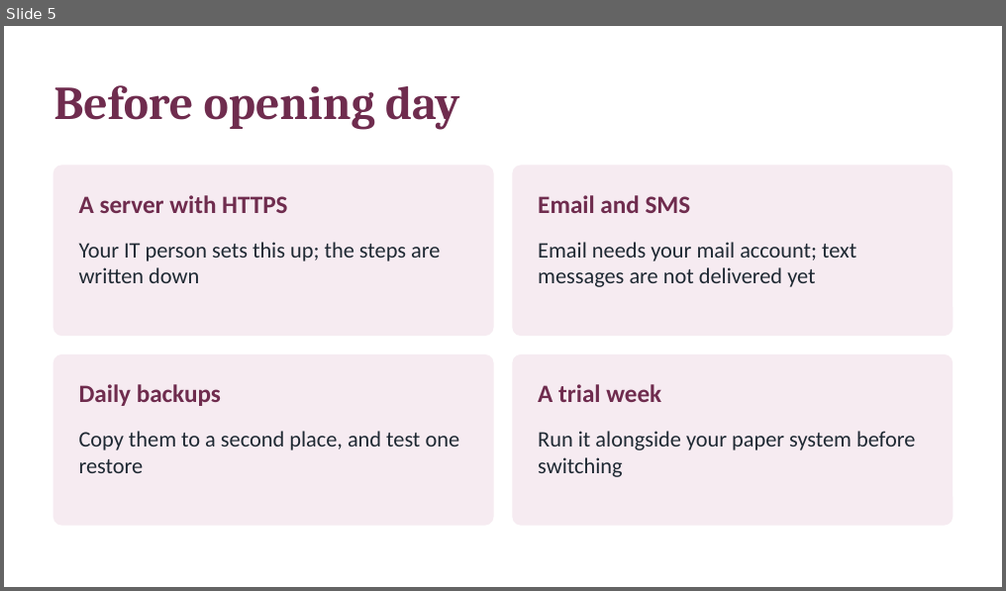
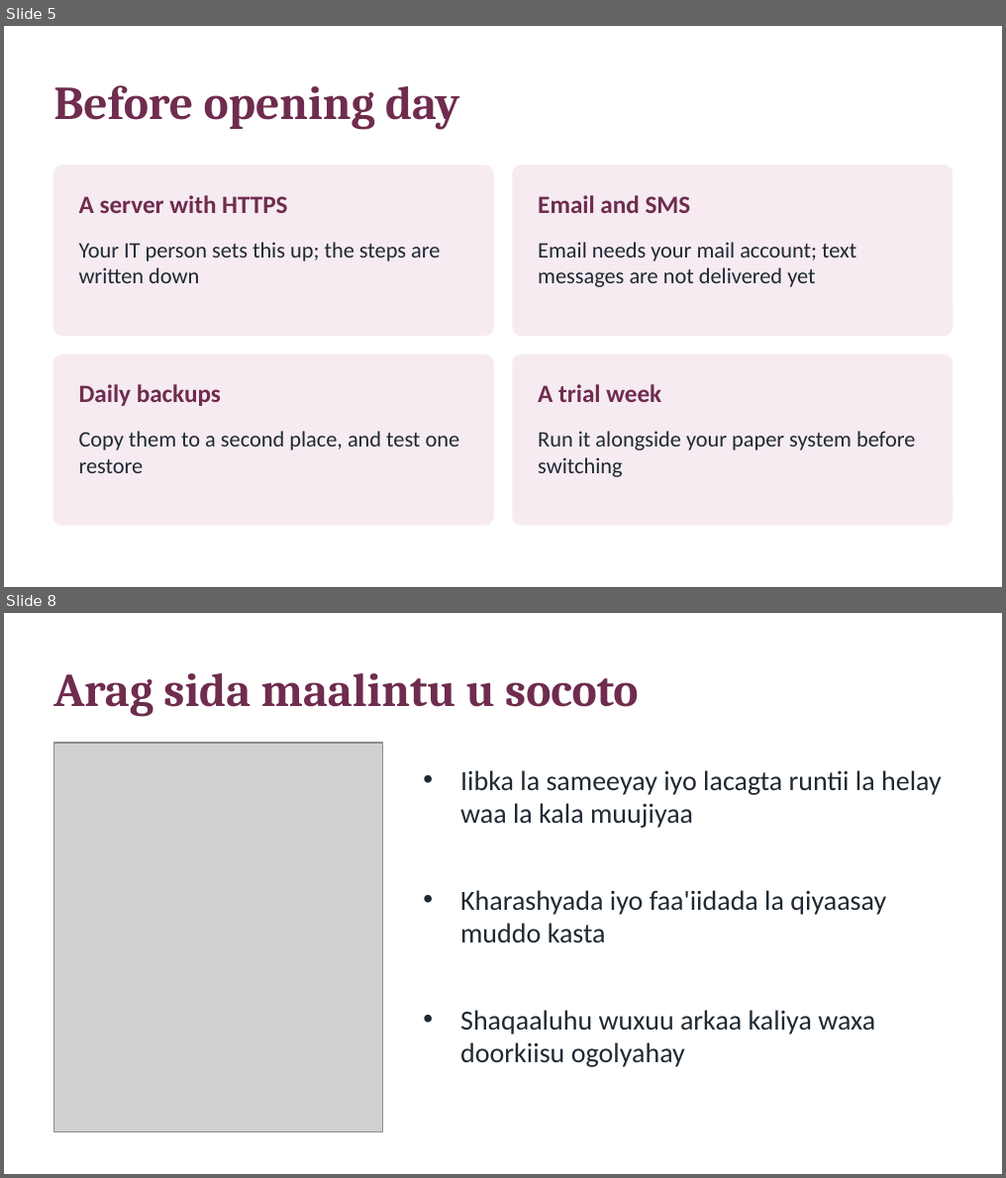
Before and after one commit to maahircm/SALON-MANA, a slide deck: docs/Salon_Owner_Summary.pptx. Shown one above the other, each under a label of ours: slide 5 before the commit, slides 5 and 8 after it; the slides between them are not shown. The pictures are 1006x591 and 1006x1178 pixels, drawn with LibreOffice and Linux fonts; fonts in the diff are those of the drawing; grey boxes stand for pictures. Boxes give left, top, right and bottom in pixels: in the first picture for what was removed or moved away, otherwise in the second. Text is boxed around its words. In the diff, an @@ line names an element or a change of style, - is before the commit and + after.

```diff
--- a/docs/Salon_Owner_Summary.pptx
+++ b/docs/Salon_Owner_Summary.pptx
@@ slide 8 added at bbox=[4, 613, 1002, 1174], background #FFFFFF @@
@@ text added at bbox=[54, 673, 638, 717], 34 pt, text #6F2C4E, bold @@
+Arag sida maalintu u socoto
@@ picture added at bbox=[54, 743, 383, 1132] @@
@@ text added at bbox=[460, 770, 942, 828], 20 pt, text #1F2933 @@
+• Iibka la sameeyay iyo lacagta runtii la helay waa la kala muujiyaa
@@ text added at bbox=[460, 890, 886, 944], 20 pt, text #1F2933 @@
+• Kharashyada iyo faa'iidada la qiyaasay muddo kasta
@@ text added at bbox=[460, 1010, 875, 1067], 20 pt, text #1F2933 @@
+• Shaqaaluhu wuxuu arkaa kaliya waxa doorkiisu ogolyahay
```
Also in this commit, not shown: 2 slides changed, 4 other slides added.
